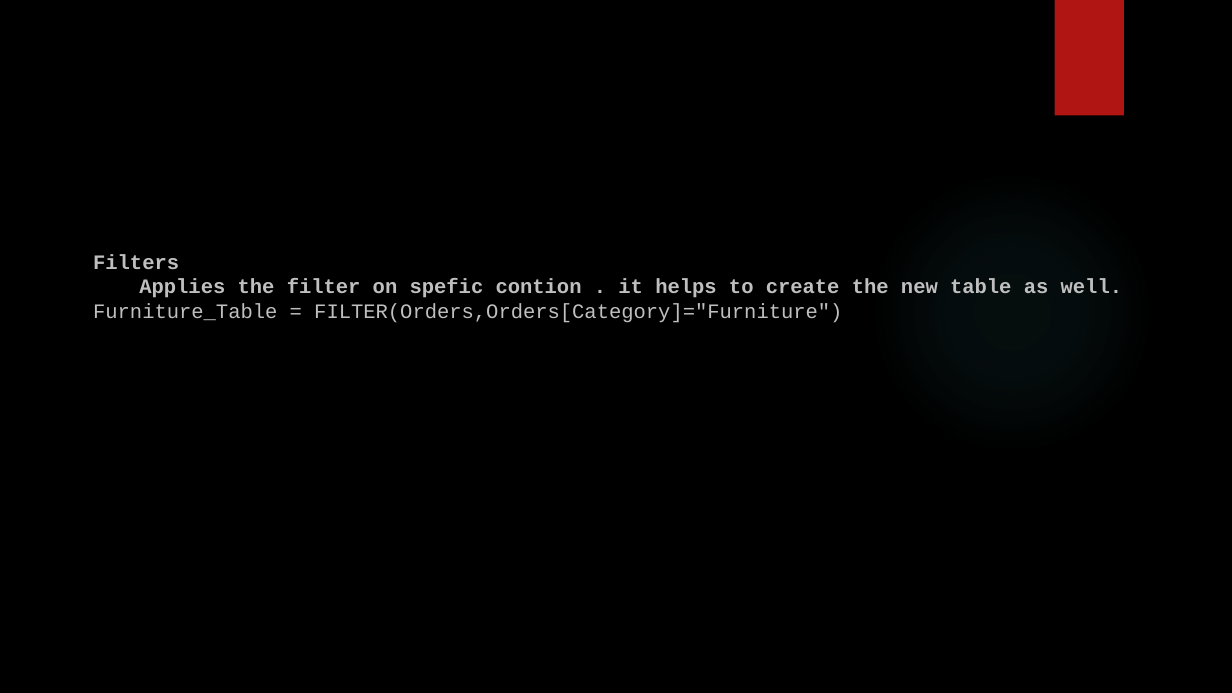
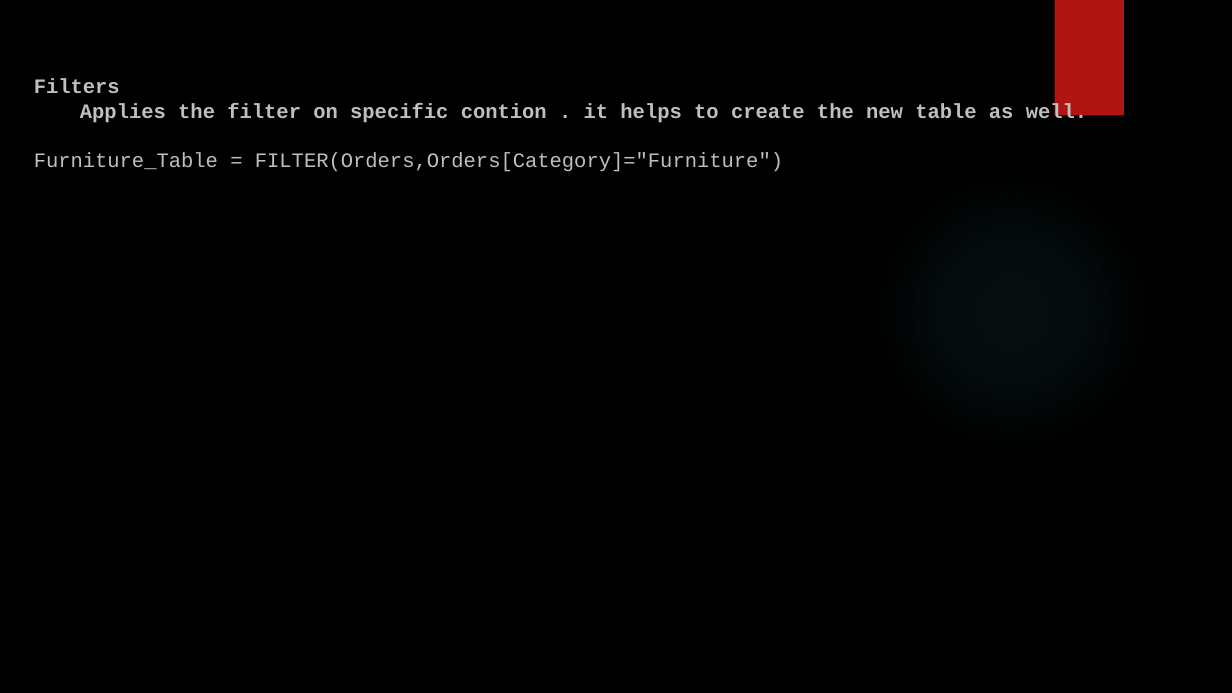
Before and after one commit to SHIVRAJSHINDE/Ethans, a slide deck: slide 16 of 17 18 20/5.Power Bi/5) Dax/Dax.pptx (slide 11 before the commit). Drawn at 1232x693 pixels with LibreOffice and Linux fonts; fonts in the diff are those of the drawing; background and template pictures are left out. Boxes give left, top, right and bottom in pixels: in the first picture for what was removed or moved away, otherwise in the second. Text is boxed around its words. In the diff, an @@ line names an element or a change of style, - is before the commit and + after.

```diff
--- a/17 18 20/5.Power Bi/5) Dax/Dax.pptx
+++ b/17 18 20/5.Power Bi/5) Dax/Dax.pptx
@@ text "Filters" moved from (x1=93, y1=254, x2=1122, y2=323) to (x1=34, y1=79, x2=1087, y2=172) @@
@@ text at (x1=80, y1=103, x2=1087, y2=123): text changed @@
-Applies the filter on spefic contion . it helps to create the new table as well.
+Applies the filter on specific contion . it helps to create the new table as well.
```
Also in this commit, not shown: 5 other slides changed, 6 slides added, 1 slide removed, 38 other files.
